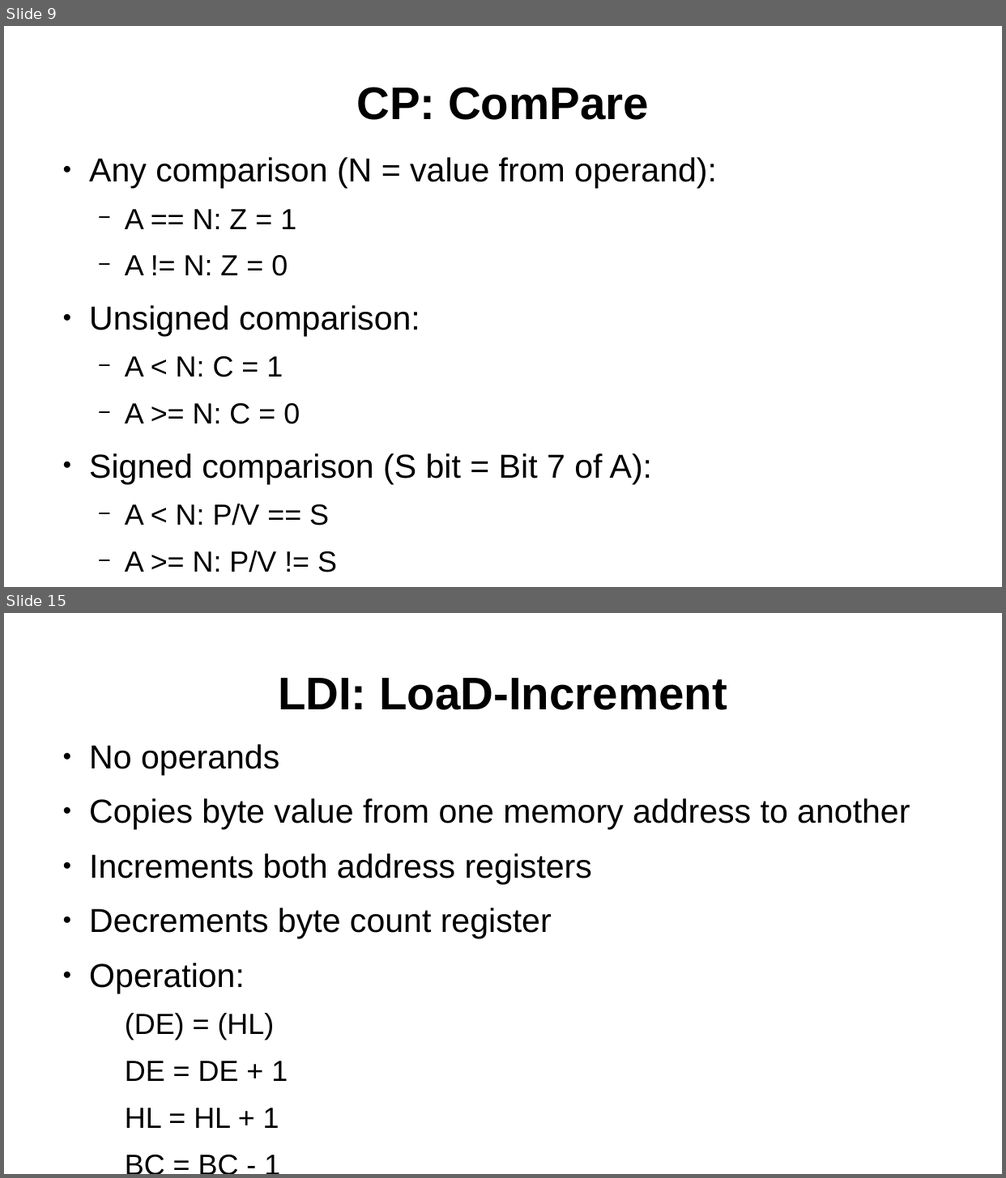
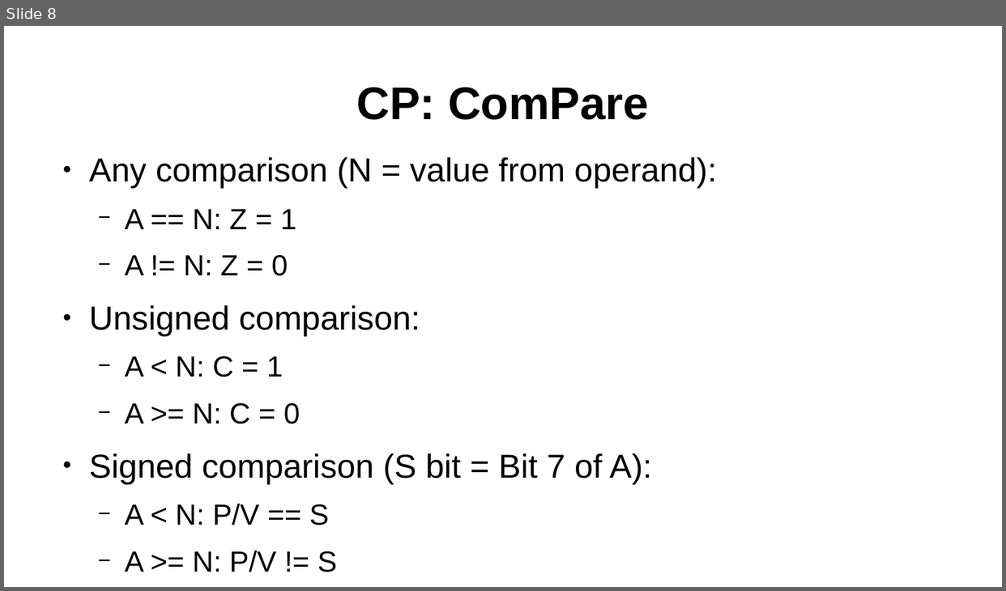
Before and after one commit to SlithyMatt/zxs-assembly-tutorial, a slide deck: Lesson4/Lesson4.odp. Shown one above the other, each under a label of ours: slides 9 and 15 before the commit, slide 8 after it; the slides between them are not shown. The pictures are 1006x1178 and 1006x591 pixels, drawn with LibreOffice and Linux fonts; fonts in the diff are those of the drawing. Boxes give left, top, right and bottom in pixels: in the first picture for what was removed or moved away, otherwise in the second. Text is boxed around its words. In the diff, an @@ line names an element or a change of style, - is before the commit and + after.

```diff
--- a/Lesson4/Lesson4.odp
+++ b/Lesson4/Lesson4.odp
@@ slide 15 removed at (x1=4, y1=613, x2=1002, y2=1174), background #FFFFFF @@
@@ title removed at (x1=278, y1=678, x2=727, y2=710) @@
-LDI: LoaD-Increment
@@ text removed at (x1=89, y1=744, x2=910, y2=1128) @@
-● No operands
-● Copies byte value from one memory address to another
-● Increments both address registers
-● Decrements byte count register
-● Operation:
-  (DE) = (HL)
-  DE = DE + 1
-  HL = HL + 1
-  BC = BC - 1
@@ what was slide 9 is now slide 8 @@
```
Also in this commit, not shown: 1 slide changed, 6 slides added, 11 other slides removed, 2 other files.
